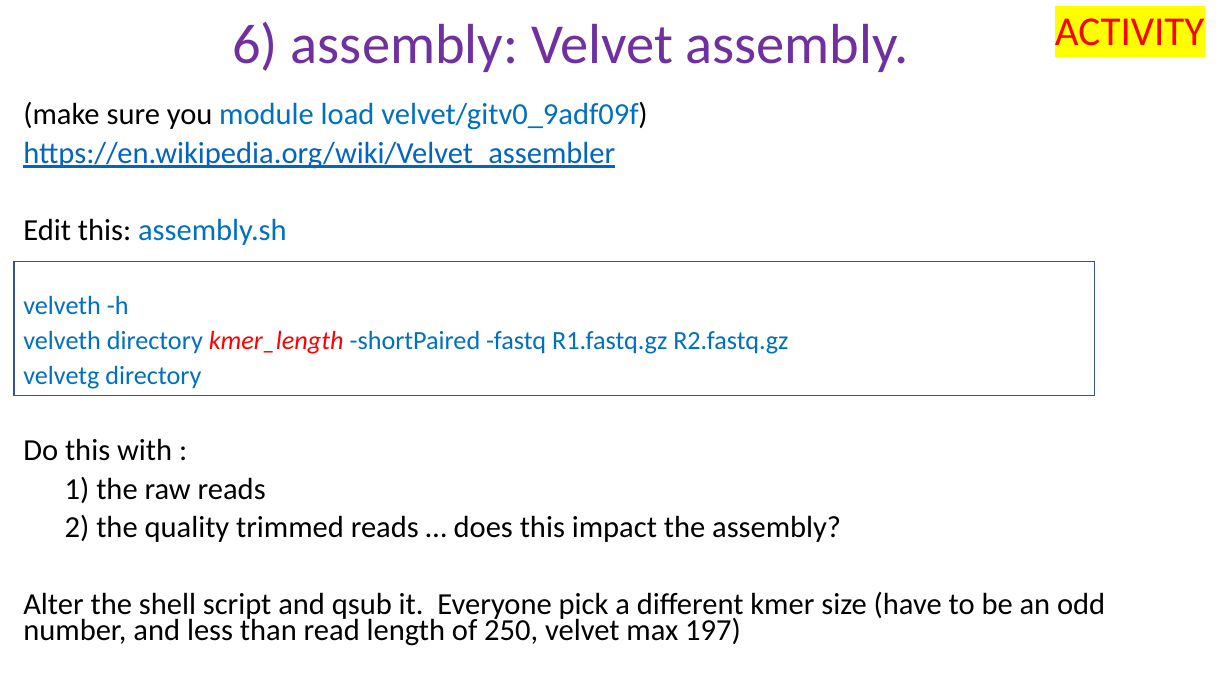
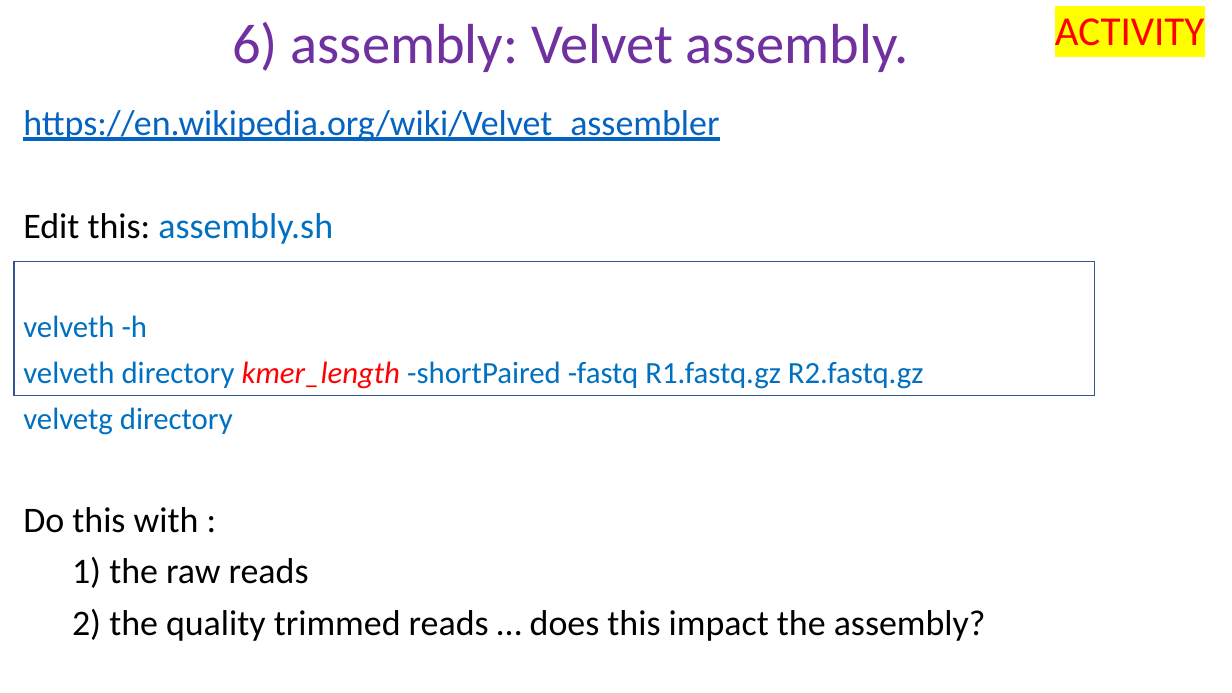
Before and after one commit to peterthorpe5/genome_assembly_workshop, a slide deck: slide 11 of powerpoint/6_assembly.pptx. Drawn at 1232x693 pixels with LibreOffice and Linux fonts; fonts in the diff are those of the drawing. Boxes give left, top, right and bottom in pixels: in the first picture for what was removed or moved away, otherwise in the second. Text is boxed around its words. In the diff, an @@ line names an element or a change of style, - is before the commit and + after.

```diff
--- a/powerpoint/6_assembly.pptx
+++ b/powerpoint/6_assembly.pptx
@@ text "https://en.wikipedia.org/wiki/Velvet_assembler" at <box>23,110,986,641</box>: size 23.8 to 28 pt in "https://en.wikipedia.org/wiki/Velvet_assembler", "Edit this: assembly.sh", "Do this with :", "1) the raw reads" and 1 more places; size 20.4 to 24 pt in "velveth -h", "velveth directory kmer_length -shortPaired -fastq R1.fastq.g ...", "velvetg directory"; line spacing 0.7 to 0.9 @@
@@ text at <box>23,102,647,130</box>: paragraph removed @@
-(make sure you module load velvet/gitv0_9adf09f)
@@ text at <box>23,592,1105,646</box>: paragraph removed @@
-Alter the shell script and qsub it. Everyone pick a different kmer size (have to be an odd number, and less than read length of 250, velvet max 197)
```
Also in this commit, not shown: 11 other slides changed, 1 slide added, 1 slide removed, 18 other files.
